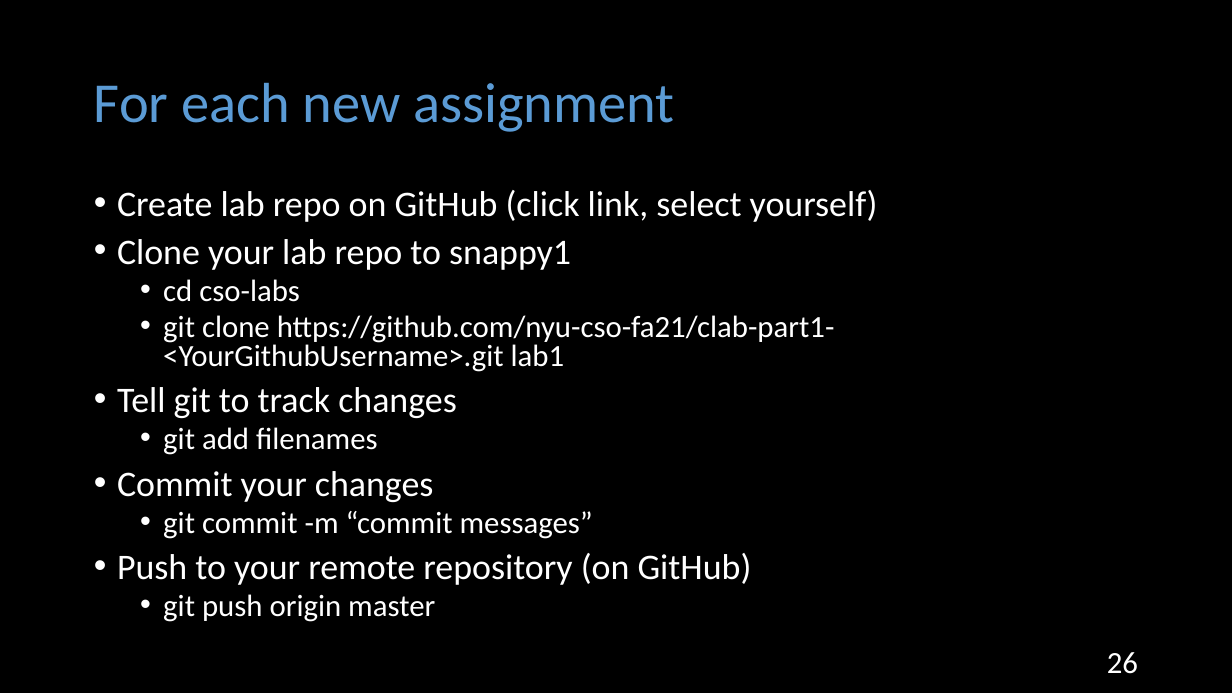
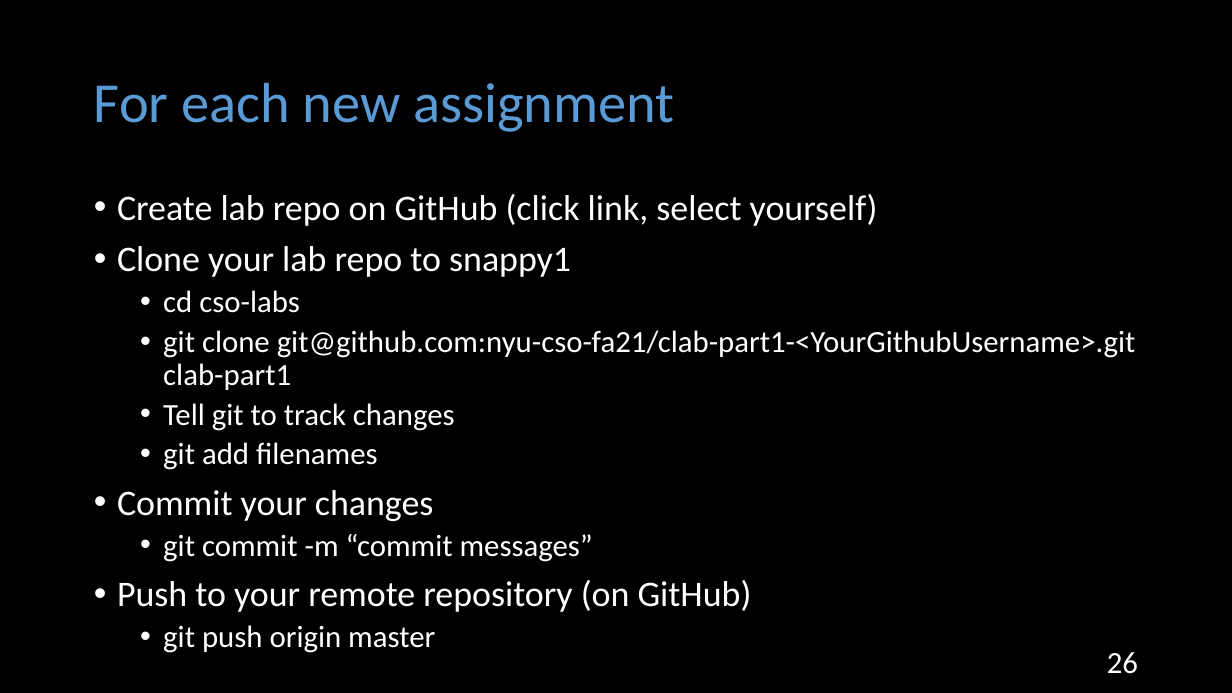
Before and after one commit to NYU-CSO/nyu-cso.github.io, a slide deck: slide 26 of rec-notes/r01.pptx. Drawn at 1232x693 pixels with LibreOffice and Linux fonts; fonts in the diff are those of the drawing. Boxes give left, top, right and bottom in pixels: in the first picture for what was removed or moved away, otherwise in the second. Text is boxed around its words. In the diff, an @@ line names an element or a change of style, - is before the commit and + after.

```diff
--- a/rec-notes/r01.pptx
+++ b/rec-notes/r01.pptx
@@ text at bbox=[117, 194, 878, 653]: size 28 to 24 pt in "Tell git to track changes"; line spacing 0.8 to 0.9; list level 1 to 2 in "Tell git to track changes" @@
@@ text at bbox=[163, 330, 1136, 390]: text changed @@
-  • git clone https://github.com/nyu-cso-fa21/clab-part1-<YourGithubUsername>.git lab1
+  • git clone git@github.com:nyu-cso-fa21/clab-part1-<YourGithubUsername>.git clab-part1
```
Also in this commit, not shown: 3 other slides changed, 1 other file.
